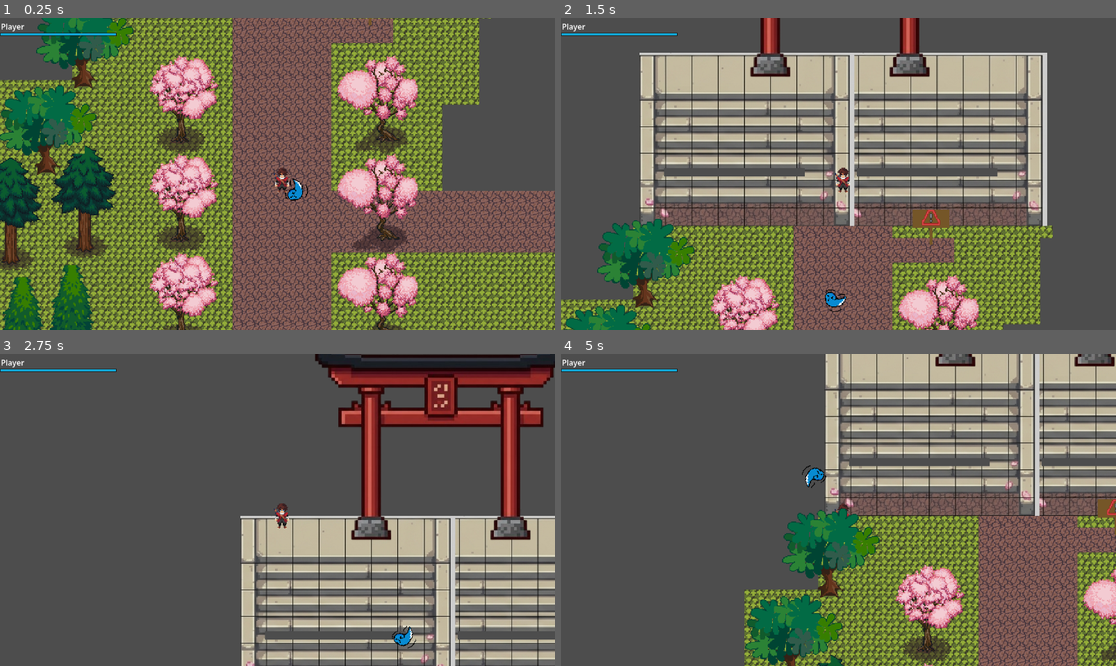
Above: before the commit, frames 1-4 (two rows, left to right).
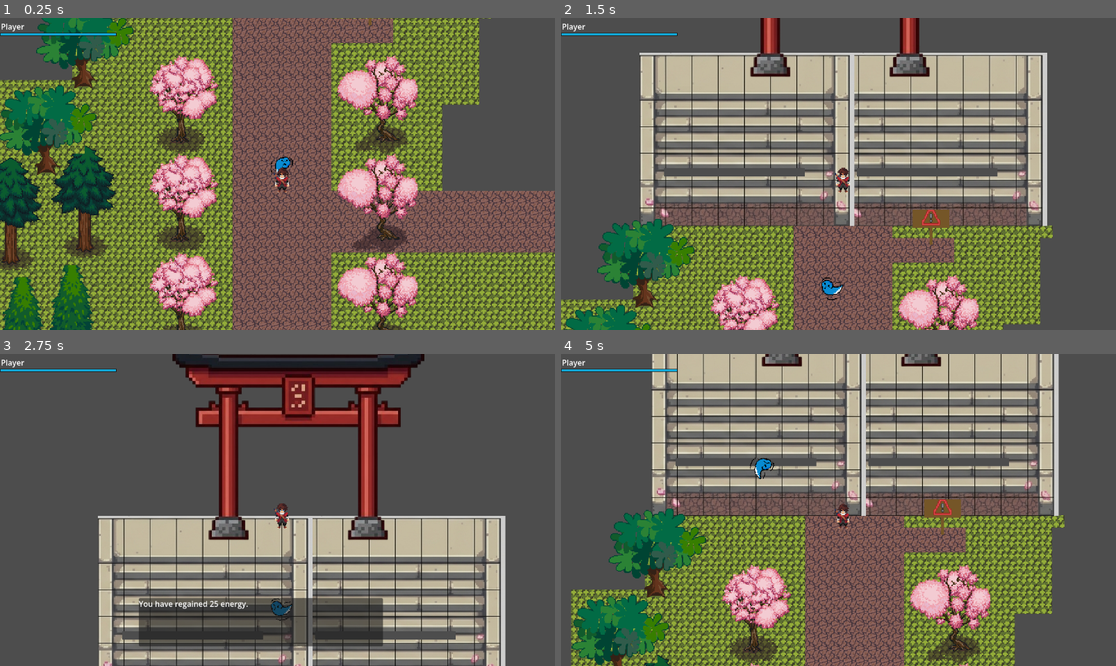
Above: after the commit, the same moments.

Repository: midnightsnackoreos-prog/Steps
Game: Godot game, scene res://Collaborations/game.tscn
Two runs of this game, one before a commit and one after it. Both use one fixed random seed, a clock stepped at 60 frames per second and the inputs below.
Inputs:
- Up to frame 1 (0.25 s): no input
- Up to frame 2 (1.5 s): hold Up (up) from 0.53 s (still down); tap E (interact) at 0.6, 1.35 s
- Up to frame 3 (2.75 s): release Up (up) at 2.03 s; hold Left (left) from 2.03 s (still down); tap E (interact) at 2.1 s
- Up to frame 4 (5 s): tap E (interact) at 2.85, 3.6, 4.35 s; release Left (left) at 3.53 s; hold Down (down) 3.53-4.28 s; hold Right (right) from 4.28 s (still down)

The runs differ from the first frame. In frame 1, 0.3% of the frame differs, in the area x 48-56%, y 44-59%; in frame 2, 0.3%; in frame 3, 37%; in frame 4, 67%, in the area x 1-100%, y 0-100%.

Commit message:
player gets frozen when interacting with shrine and sign
changed a couple player interactions, disabled wisp collision for now since it was glitching

Diff:
--- a/Collaborations/game.tscn
+++ b/Collaborations/game.tscn
@@ -4159,6 +4159,7 @@
 tile_map_data = PackedByteArray("AAD8//r/AAABAAUAAAD8//v/AAABAAUAAAD8//z/AAABAAUAAAD8//3/AAABAAUAAAD8//7/AAABAAUAAAD8// …(20912 unchanged characters)…
 
 [node name="Sign" parent="Map" index="2" unique_id=420293533]
+visible = false
 z_index = -2
 
 [node name="Stairs" parent="Map" index="3" unique_id=144229151]
@@ -4203,7 +4204,7 @@
 position = Vector2(-6, -247)
 
 [node name="CollisionShape2D" parent="Shrine/Area2D" index="0" unique_id=1900596573]
-position = Vector2(5.25, 110)
+position = Vector2(2, 97)
 
 [node name="Sprite2D" parent="Shrine/Area2D" index="1" unique_id=522572296]
 position = Vector2(0, 43.000004)
@@ -4216,5 +4217,7 @@
 theme_override_font_sizes/font_size = 17
 autowrap_mode = 3
 
+[editable path="Player"]
+[editable path="Player/CanvasLayer/EnergyBar"]
 [editable path="Map"]
 [editable path="Shrine"]
--- a/Milton/SCENES/wisp.tscn
+++ b/Milton/SCENES/wisp.tscn
@@ -28,7 +28,7 @@
 [sub_resource type="RectangleShape2D" id="RectangleShape2D_6ocxd"]
 size = Vector2(14, 19)
 
-[node name="game" type="Node2D" unique_id=366770284]
+[node name="wisp" type="Node2D" unique_id=366770284]
 
 [node name="wisp" type="CharacterBody2D" parent="." unique_id=1034952120]
 script = ExtResource("1_737wa")
@@ -41,3 +41,4 @@
 [node name="CollisionShape2D" type="CollisionShape2D" parent="wisp" unique_id=596113365]
 position = Vector2(2, -14)
 shape = SubResource("RectangleShape2D_6ocxd")
+disabled = true
--- a/Ryan/scenes/sign.tscn
+++ b/Ryan/scenes/sign.tscn
@@ -1,6 +1,6 @@
 [gd_scene format=3 uid="uid://cpkpa0dmt5c6t"]
 
-[ext_resource type="Script" uid="uid://3ohufaw8gws1" path="res://Ryan/scripts/area_2d.gd" id="1_mjqlc"]
+[ext_resource type="Script" uid="uid://3ohufaw8gws1" path="res://Ryan/scripts/sign.gd" id="1_mjqlc"]
 [ext_resource type="Texture2D" uid="uid://bgp3yp76k7khu" path="res://Ryan/ASSET/Sign.png" id="2_ik4hd"]
 [ext_resource type="Texture2D" uid="uid://c8dplxj07s27w" path="res://Ryan/ASSET/New Piskel (3).png" id="3_kixpr"]
 
@@ -9,18 +9,18 @@
 
 [node name="Sign" type="Node2D" unique_id=1176966440]
 
-[node name="Area2D" type="Area2D" parent="." unique_id=1172565789]
+[node name="Sign" type="Area2D" parent="." unique_id=1172565789]
 script = ExtResource("1_mjqlc")
 
-[node name="CollisionShape2D" type="CollisionShape2D" parent="Area2D" unique_id=497487214]
+[node name="CollisionShape2D" type="CollisionShape2D" parent="Sign" unique_id=497487214]
 position = Vector2(51, -133)
 shape = SubResource("RectangleShape2D_d5ybl")
 
-[node name="Sprite2D" type="Sprite2D" parent="Area2D" unique_id=1687576410]
+[node name="Sprite2D" type="Sprite2D" parent="Sign" unique_id=1687576410]
 position = Vector2(51, -145)
 texture = ExtResource("2_ik4hd")
 
-[node name="InteractLabel" type="Label" parent="Area2D" unique_id=647195572]
+[node name="InteractLabel" type="Label" parent="Sign" unique_id=647195572]
 visible = false
 anchors_preset = 15
 anchor_right = 1.0
@@ -64,5 +64,5 @@
 text = "hello"
 autowrap_mode = 3
 
-[connection signal="body_entered" from="Area2D" to="Area2D" method="_on_body_entered"]
-[connection signal="body_exited" from="Area2D" to="Area2D" method="_on_body_exited"]
+[connection signal="body_entered" from="Sign" to="Sign" method="_on_body_entered"]
+[connection signal="body_exited" from="Sign" to="Sign" method="_on_body_exited"]
--- a/Ryan/scripts/shrine.gd
+++ b/Ryan/scripts/shrine.gd
@@ -5,11 +5,14 @@
 @onready var interact_label = $InteractLabel
 
 
+
 var used = false
 var player_near = false
+var player = null
 
 func _on_body_entered(body):
 	if body.name == "Player":
+		player = body
 		player_near = true
 		interact_label.visible = true
 		dialogue.visible = true
@@ -17,6 +20,7 @@
 
 func _on_body_exited(body):
 	if body.name == "Player":
+		player = null
 		player_near = false
 		interact_label.visible = false
 		dialogue.visible = false
@@ -28,10 +32,16 @@
 		if panel.visible:
 			panel.visible = false
 			interact_label.visible = true
+			if player:
+				player.can_move = true
+
 		else:
 			panel.visible = true
 			dialogue.text = ("You have regained 25 energy.")
 			interact_label.visible = false
+			if player:
+				player.can_move = false
+
 
 
 func _activate(player):
@@ -41,4 +51,4 @@
 	print("Shrine activated")
 
 func do_effect(player):
-	player.health = player.max_health
+	player.energy = player.max_energy
--- a/Ryan/scripts/area_2d.gd
+++ b/Ryan/scripts/sign.gd
@@ -6,9 +6,11 @@
 
 
 var player_near = false
+var player = null
 
 func _on_body_entered(body):
 	if body.name == "Player":
+		player = body
 		player_near = true
 		interact_label.visible = true
 		dialogue.visible = true
@@ -16,6 +18,7 @@
 
 func _on_body_exited(body):
 	if body.name == "Player":
+		player = null
 		player_near = false
 		interact_label.visible = false
 		panel.visible = false
@@ -27,8 +30,13 @@
 	if player_near and Input.is_action_just_pressed("interact"):
 		if panel.visible:
 			panel.visible = false
+			interact_label.text = "[E] Interact"
 			interact_label.visible = true
+			if player:
+				player.can_move = true
 		else:
 			panel.visible = true
 			dialogue.text = ("Welcome, traveler.\nLegends say that the one who reaches the top has their wish granted.\nContinue up the path to begin your ascent.")
-			interact_label.visible = false
+			interact_label.text = "[E] Close"
+			if player:
+				player.can_move = false
--- a/Tristan/scripts/player.gd
+++ b/Tristan/scripts/player.gd
@@ -2,11 +2,14 @@
 
 const SPEED = 300.0
 
-func _process(delta: float) -> void:
-	# Get the input direction and handle the movement/deceleration.
-	# As good practice, you should replace UI actions with custom gameplay actions.
-	# var direction := Input.get_axis("ui_left", "ui_right")
+var can_move = true
 
-	var direction := Input.get_vector("left","right","up","down")
-	if direction.x != 0 || direction.y != 0:
-		position += direction * SPEED * delta
+func _physics_process(delta: float) -> void:
+	if !can_move:
+		velocity = Vector2.ZERO
+		#move_and_slide()
+		return
+
+	var direction = Input.get_vector("left","right","up","down")
+	velocity = direction * SPEED
+	move_and_slide()
Renamed: Ryan/scripts/area_2d.gd.uid -> Ryan/scripts/sign.gd.uid
